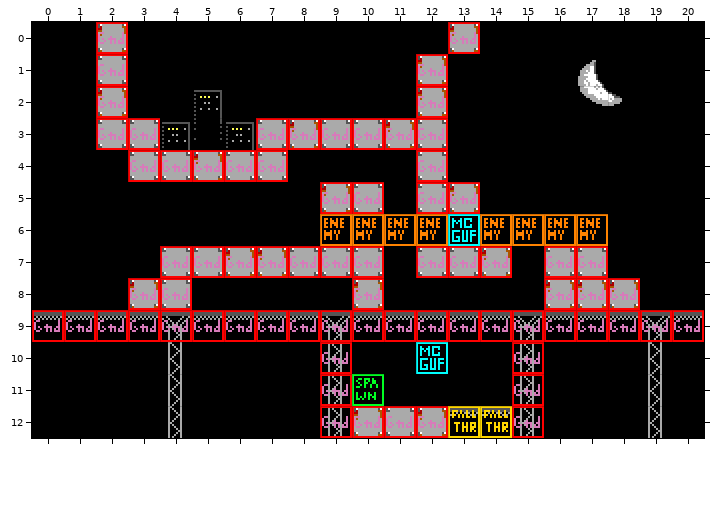
One commit to this Tiled map: levels/0901.tmx. Above is the file before it was changed.
Cells are 16x16 px. Shown: x 0..20, y 0..12.
And afterwards:
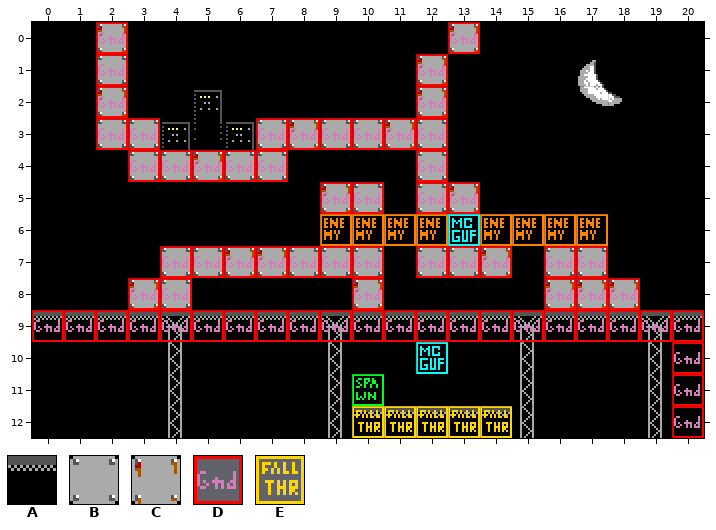
Key: from "Tileset": A 77, B 79, C 99; from "obj_layer": D 1, E 4.
_ is an empty cell.
Change:
Layer "bg":
The edit turns tile B into tile A in row 12 at x 11.
The edit turns tile C into tile A in row 12 at x 10 and 12.
Layer "col":
There is now tile D in rows 10 to 12 at x 20.
The edit turns tile D into tile E in row 12 at x 10 to 12.
Tile D is gone in rows 10 to 12 at x 9 and 15.
